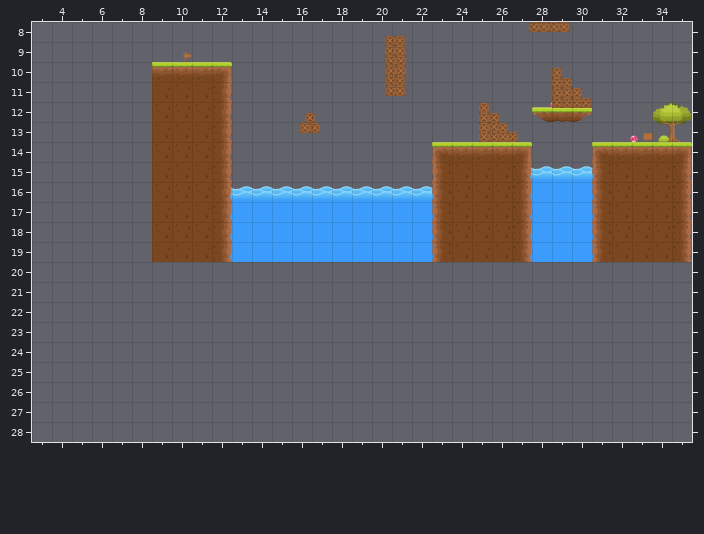
One commit to this Tiled map: PhysicsPlatformer/Resources/Levels/Level1.tmx. The picture above is the old version.
Cells are 128x128 px. Shown: x 3..35, y 8..28. The old version is drawn lined up with the new one.
After the commit:
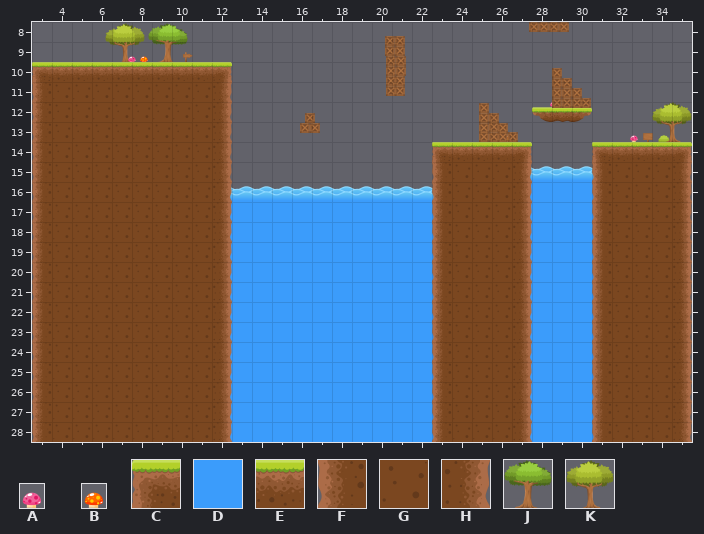
Key: from "ForestObjects": A 9, B 10; from "ForestTilesExtruded": C 0, D 9, E 10, F 12, G 13, H 14; from "ForestTrees": J 0, K 1.
_ is an empty cell.
Objects are placed by their top-left corner, in cells (3,4 is the top-left corner of cell 3,4); size is 1x1 cell unless given.
From old to new:
map size 32x32 -> 48x32 cells (old content now starts at 9,0; both pictures use the new coordinates)
Layer "Object Layer 1":
added: K at 6.6,8 size 2x2
added: A at 7.7,9.5 size 0.5x0.5
added: B at 8.4,9.5 size 0.5x0.5
added: J at 8.8,8 size 2x2
Layer "Water":
y 20..28: x 12..23 ____________ -> DDDDDDDDDDDD; x 27..31 _____ -> DDDDD
Layer "Tile Layer 1":
y 10: x 3..8 ______ -> CEEEEE
y 11..19: x 3..8 ______ -> FGGGGG
y 20..28: x 3..12 __________ -> FGGGGGGGGH; x 23..27 _____ -> FGGGH; x 31..35 _____ -> FGGGH
